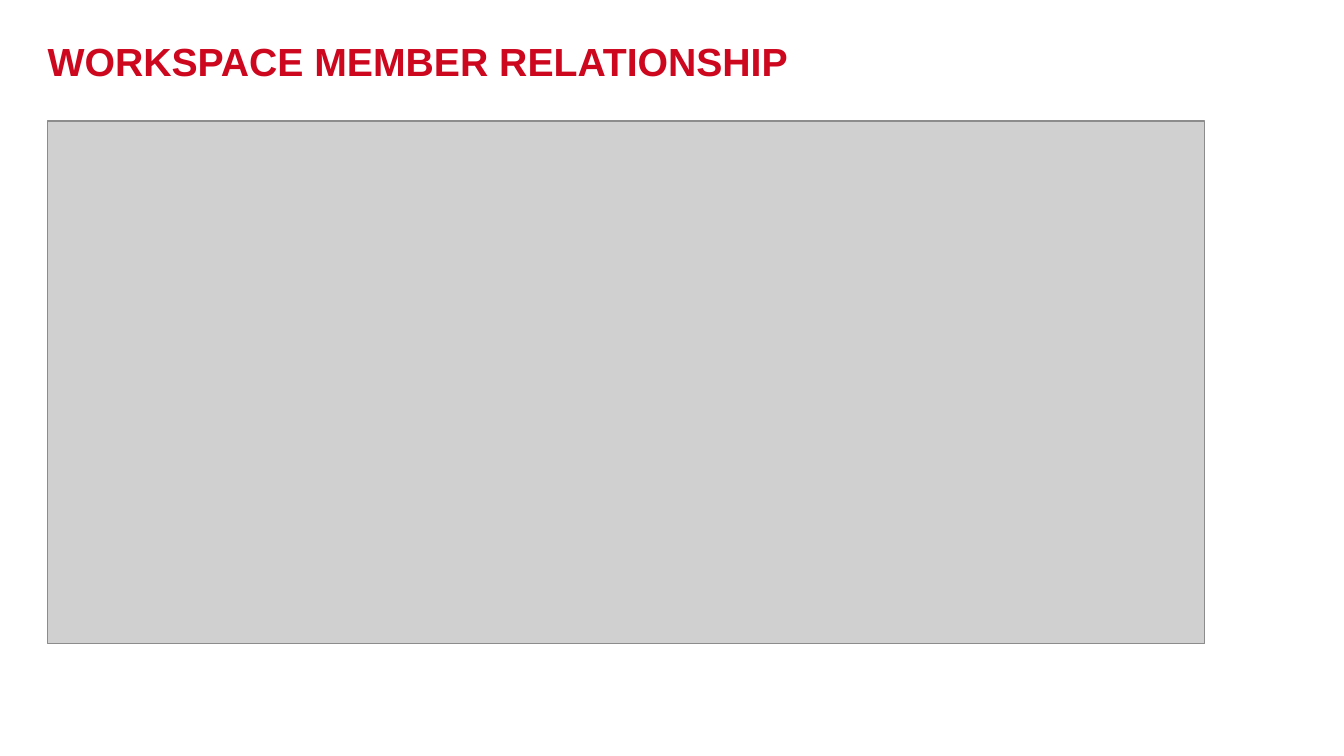
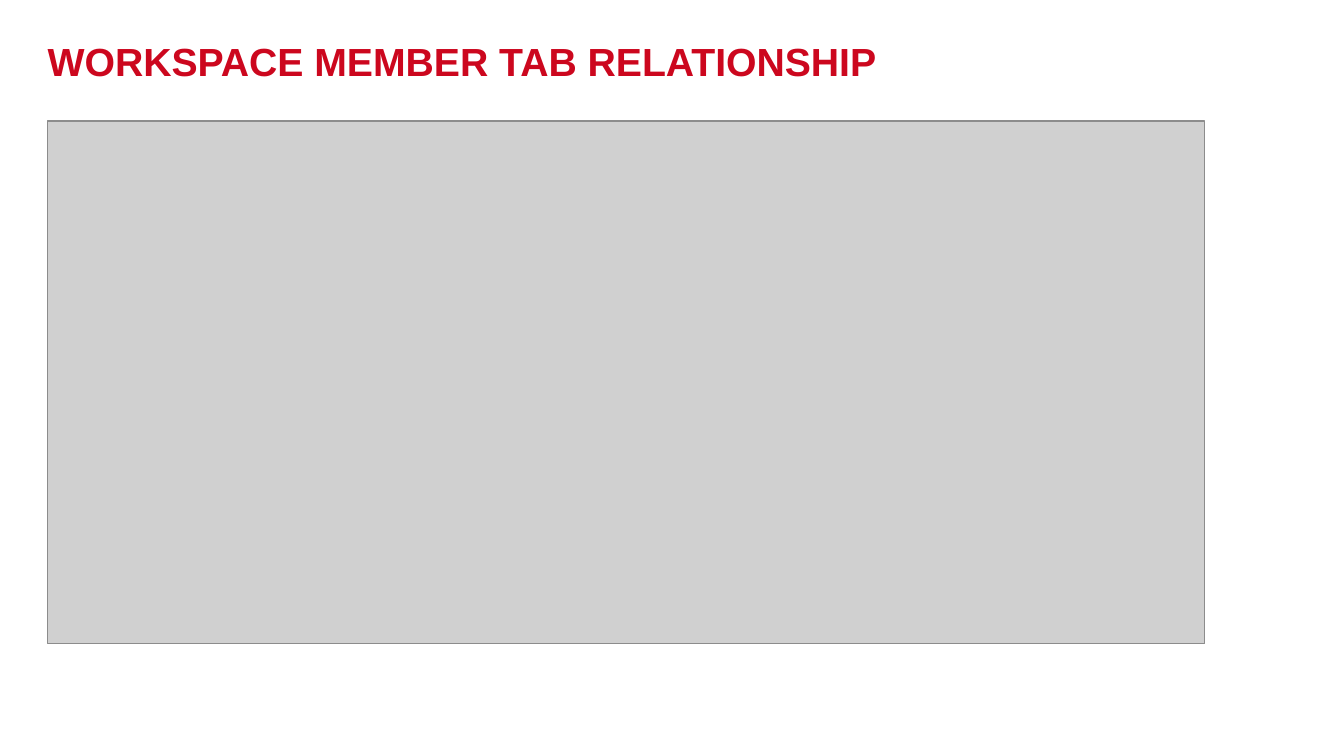
Before and after one commit to phmquan/YPP4-QuanPhan, a slide deck: slide 18 of SQL_Query/Trello_Query/TrelloPresentation.pptx. Drawn at 1344x756 pixels with LibreOffice and Linux fonts; fonts in the diff are those of the drawing; grey boxes stand for pictures; background and template pictures are left out. Boxes give left, top, right and bottom in pixels: in the first picture for what was removed or moved away, otherwise in the second. Text is boxed around its words. In the diff, an @@ line names an element or a change of style, - is before the commit and + after.

Commit message:
Update Slide and Relationship

```diff
--- a/SQL_Query/Trello_Query/TrelloPresentation.pptx
+++ b/SQL_Query/Trello_Query/TrelloPresentation.pptx
@@ title at bbox=[48, 48, 876, 77]: text changed @@
-WORKSPACE MEMBER RELATIONSHIP
+WORKSPACE MEMBER TAB RELATIONSHIP
```
Also in this commit, not shown: 8 other slides changed, 6 slides added, 2 slides removed.
